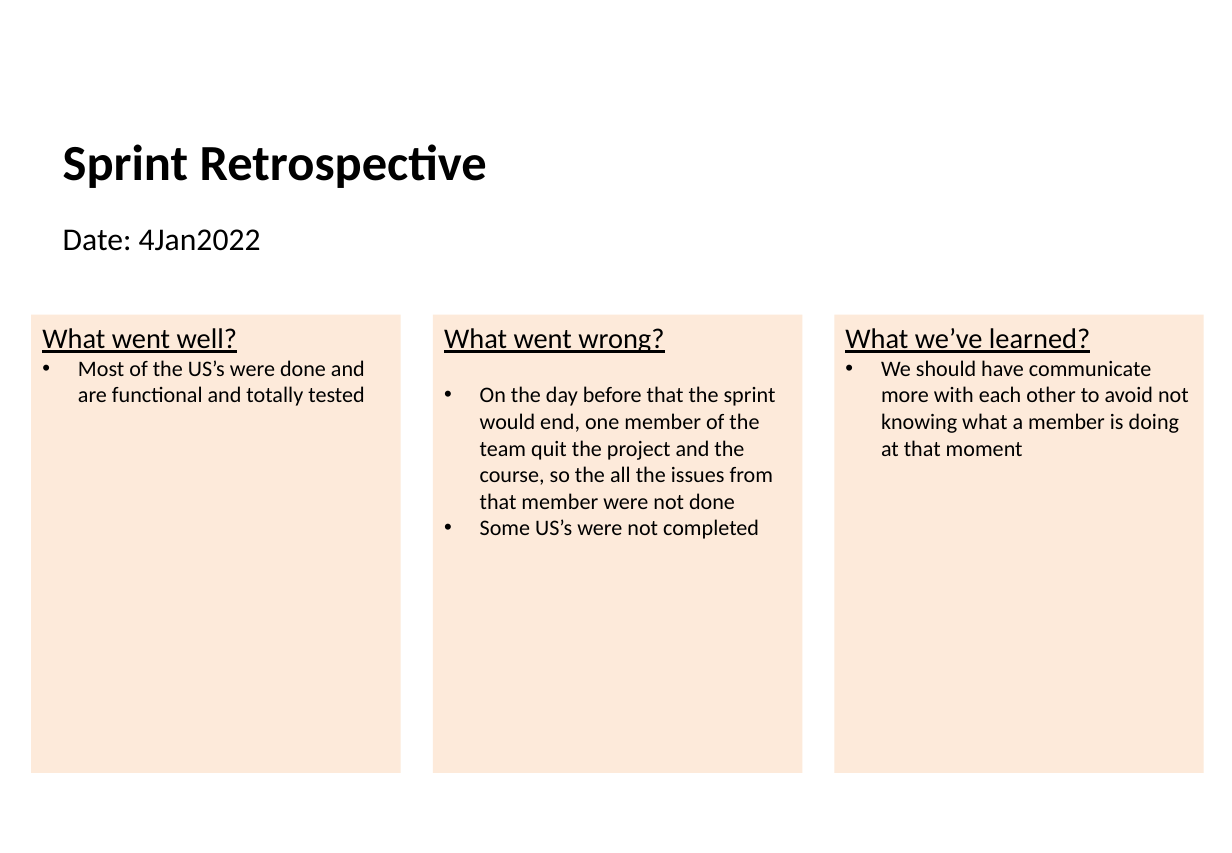
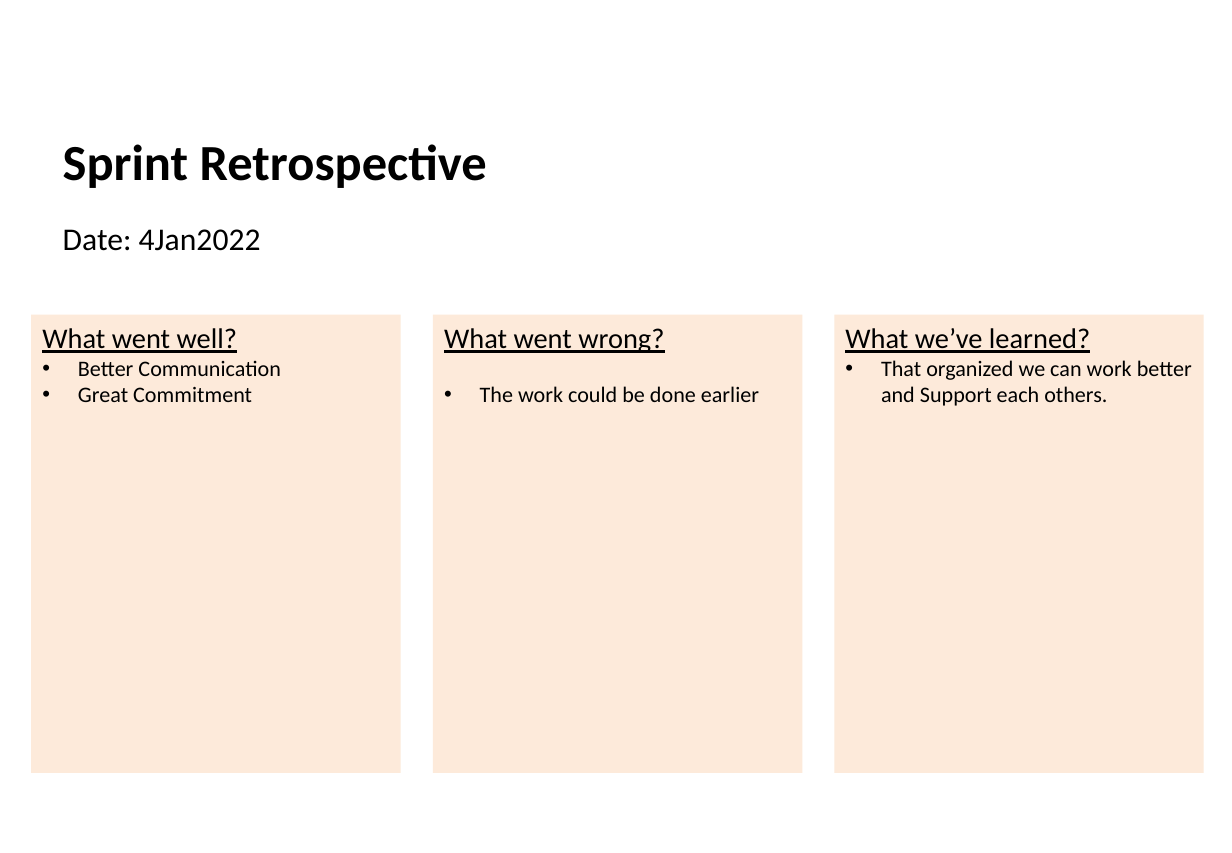
Before and after one commit to Diogosadias/LEI_PI_SEM3, a slide deck: slide 10 of docs/Sprint4/LAPR3 - Sprint 4 Status Report.pptx. Drawn at 1232x853 pixels with LibreOffice and Linux fonts; fonts in the diff are those of the drawing; background and template pictures are left out. Boxes give left, top, right and bottom in pixels: in the first picture for what was removed or moved away, otherwise in the second. Text is boxed around its words. In the diff, an @@ line names an element or a change of style, - is before the commit and + after.

```diff
--- a/docs/Sprint4/LAPR3 - Sprint 4 Status Report.pptx
+++ b/docs/Sprint4/LAPR3 - Sprint 4 Status Report.pptx
@@ text in rectangle at bbox=[78, 361, 280, 402]: text changed @@
-• Most of the US’s were done and are functional and totally tested
+• Better Communication
+• Great Commitment
@@ text in rectangle at bbox=[480, 386, 759, 402]: text changed @@
-• On the day before that the sprint would end, one member of the team quit the project and the course, so the all the issues from that member were not done
-• Some US’s were not completed
+• The work could be done earlier
@@ text in rectangle at bbox=[881, 360, 1192, 406]: text changed @@
-• We should have communicate more with each other to avoid not knowing what a member is doing at that moment
+• That organized we can work better and Support each others.
```
Also in this commit, not shown: 10 other slides changed, 3 other files.
